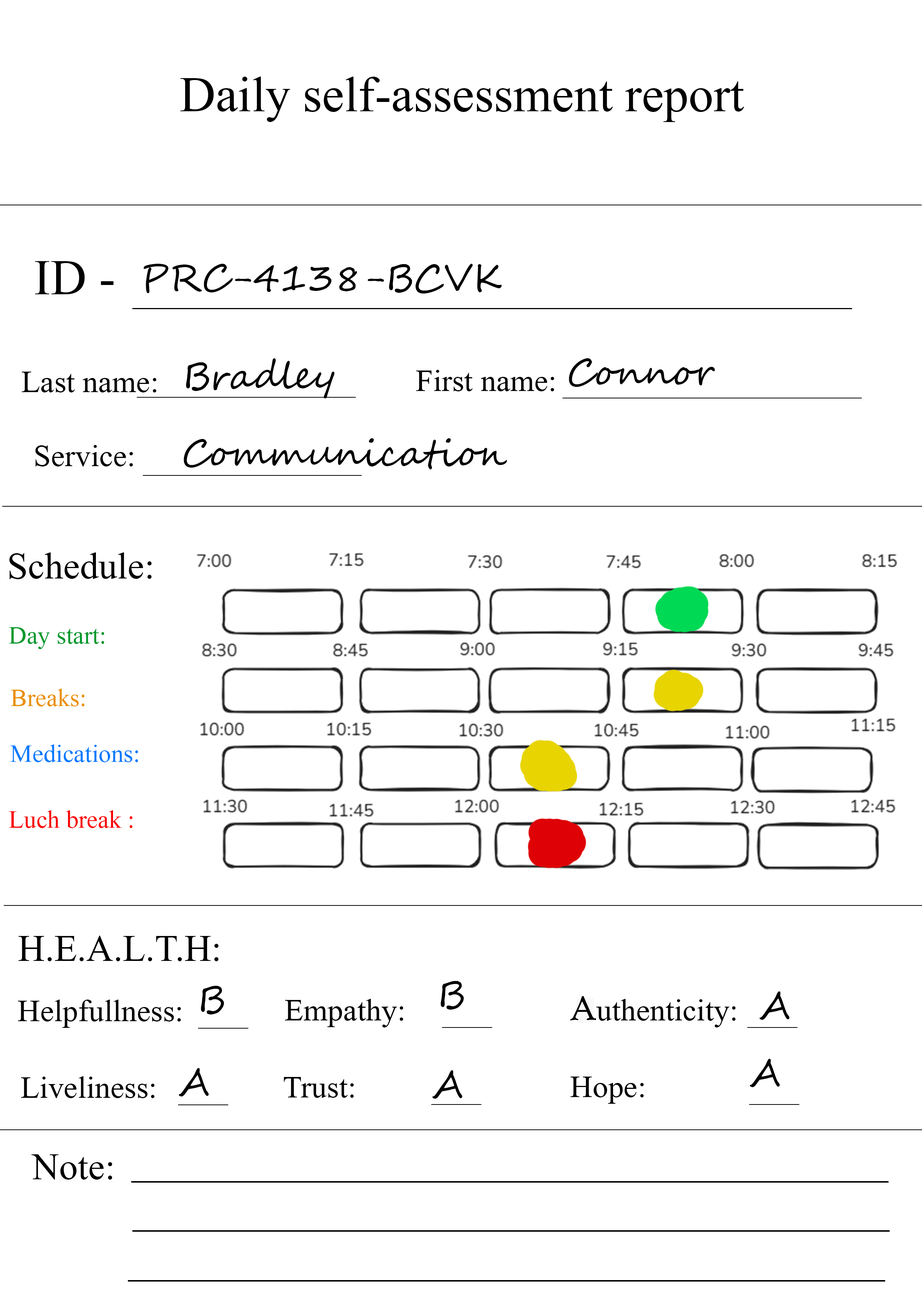
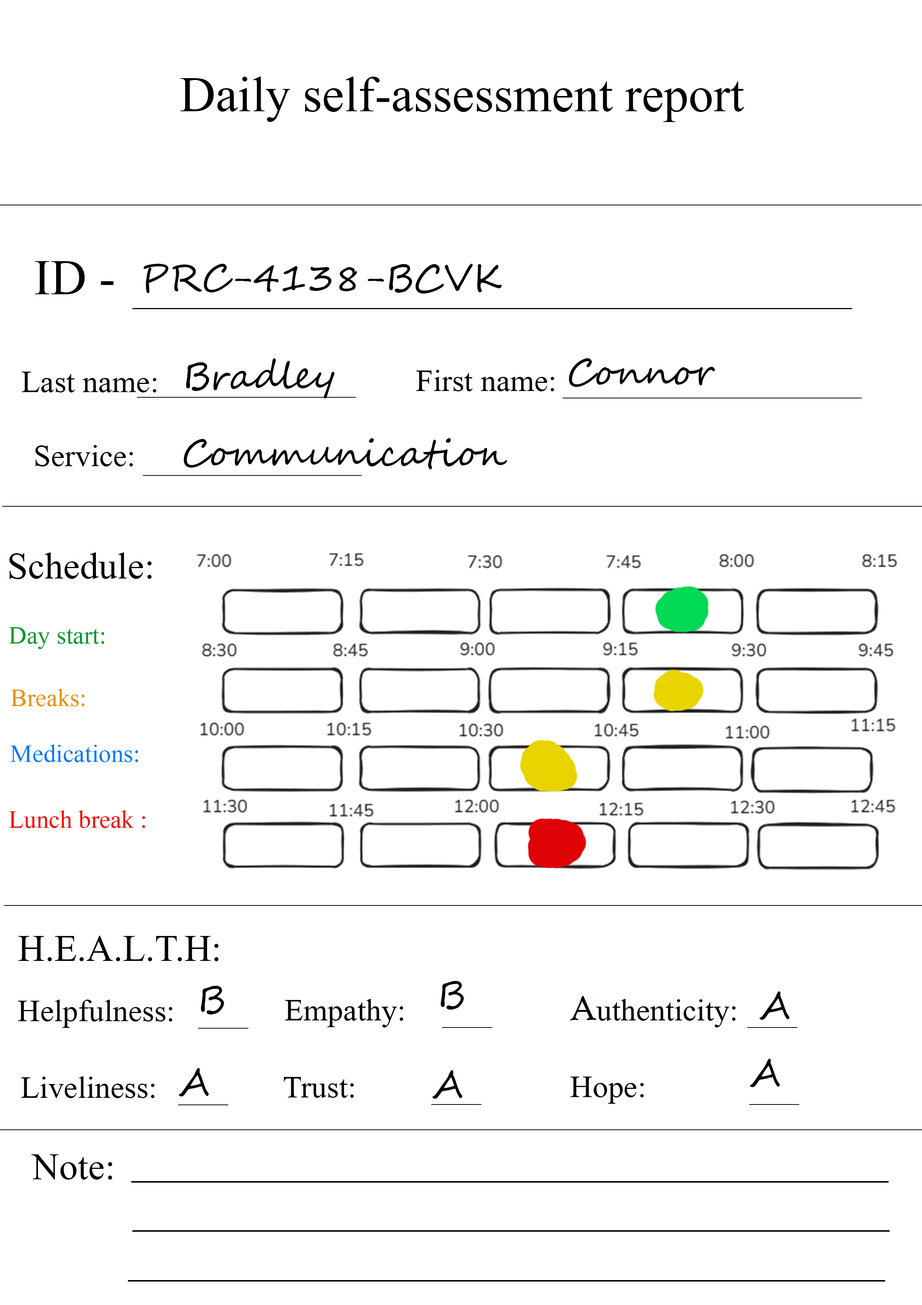
Layer changes from the first 922px x 1305px image to the second:
renamed "Luch break :" to "Lunch break :", painted on it over [36, 810, 146, 828]
renamed "Helpfullness:" to "Helpfulness:", painted on it over [112, 999, 182, 1022]
